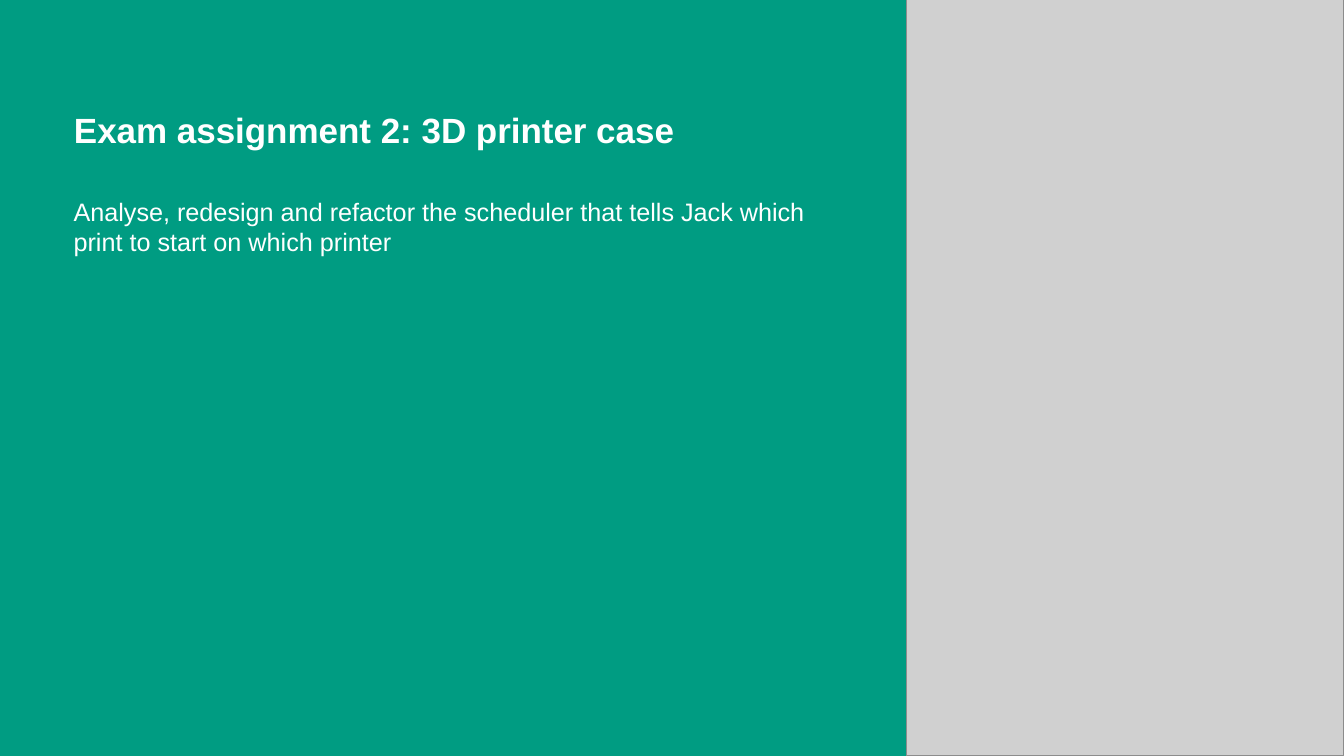
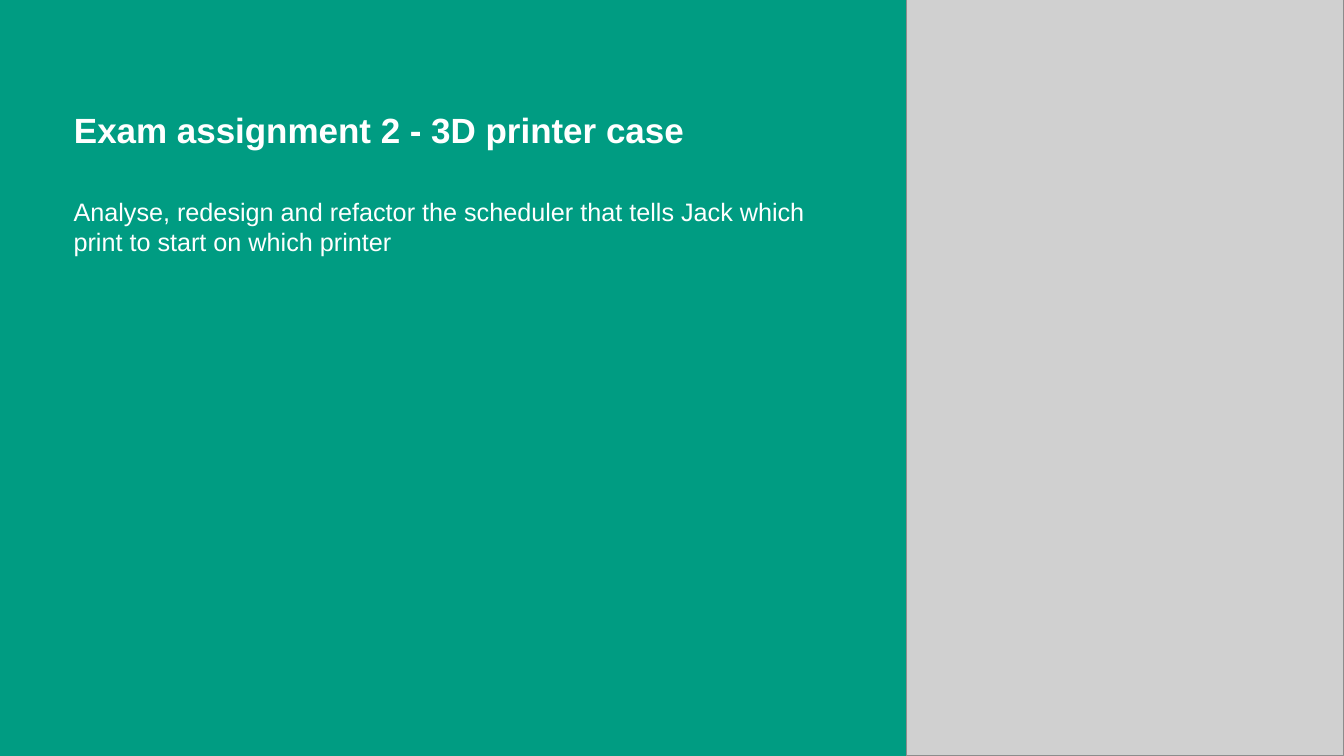
Before and after one commit to RokasPazera/system-design, a slide deck: slide 8 of presentation/RokasPazera551495_presentation.pptx. Drawn at 1344x756 pixels with LibreOffice and Linux fonts; fonts in the diff are those of the drawing; grey boxes stand for pictures; background and template pictures are left out. Boxes give left, top, right and bottom in pixels: in the first picture for what was removed or moved away, otherwise in the second. Text is boxed around its words. In the diff, an @@ line names an element or a change of style, - is before the commit and + after.

```diff
--- a/presentation/RokasPazera551495_presentation.pptx
+++ b/presentation/RokasPazera551495_presentation.pptx
@@ title at [74,117,684,150]: text changed @@
-Exam assignment 2: 3D printer case
+Exam assignment 2 - 3D printer case
```
Also in this commit, not shown: 1 other slide changed, 1 other file.
